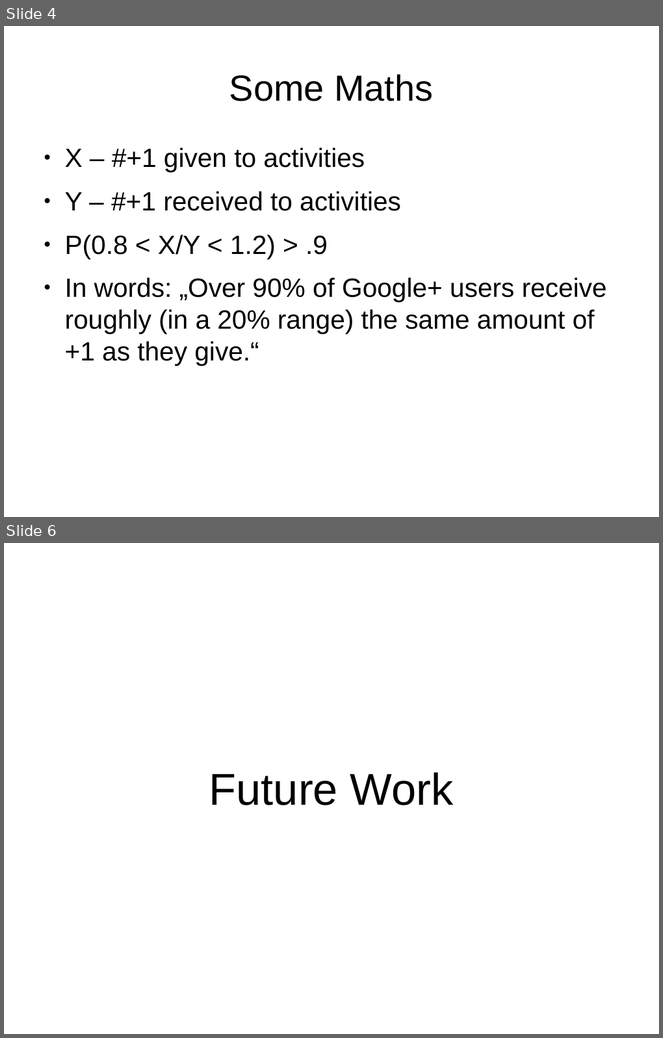
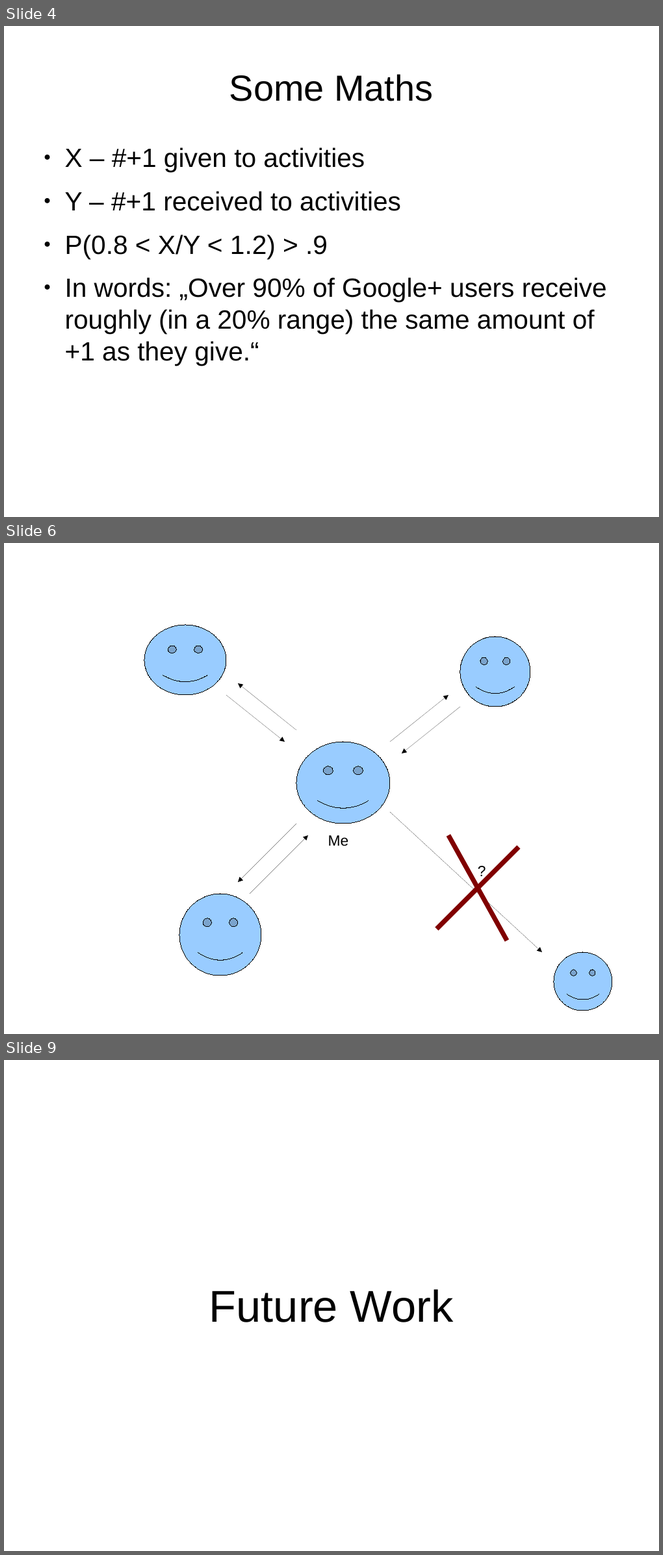
Before and after one commit to otruffer/MMC, a slide deck: praesi.odp. Shown one above the other, each under a label of ours: slides 4 and 6 before the commit, slides 4, 6 and 9 after it; the slides between them are not shown. The pictures are 663x1038 and 663x1555 pixels, drawn with LibreOffice and Linux fonts; fonts in the diff are those of the drawing. Boxes give left, top, right and bottom in pixels: in the first picture for what was removed or moved away, otherwise in the second. Text is boxed around its words. In the diff, an @@ line names an element or a change of style, - is before the commit and + after.

```diff
--- a/praesi.odp
+++ b/praesi.odp
@@ slide 6 added at <box>4,543,659,1034</box>, background #FFFFFF @@
@@ smiley face added at <box>144,625,226,695</box>, fill #99CCFF, outline #000000 0 pt @@
@@ smiley face added at <box>460,637,530,707</box>, fill #99CCFF, outline #000000 0 pt @@
@@ arrow added from (226, 695) to (285, 742), #000000 0 pt @@
@@ arrow added from (296, 730) to (238, 683), #000000 0 pt @@
@@ arrow added from (391, 742) to (449, 695), #000000 0 pt @@
@@ arrow added from (460, 707) to (402, 754), #000000 0 pt @@
@@ smiley face added at <box>296,742,390,824</box>, fill #99CCFF, outline #000000 0 pt @@
@@ arrow added from (391, 812) to (543, 953), #000000 0 pt @@
@@ arrow added from (296, 824) to (238, 882), #000000 0 pt @@
@@ arrow added from (250, 895) to (308, 835), #000000 0 pt @@
@@ text added at <box>328,835,349,847</box>, 18 pt, text #000000 @@
+Me
@@ line added from (437, 930) to (519, 847), #800000 5.67 pt @@
@@ line added from (449, 835) to (507, 941), #800000 5.67 pt @@
@@ text added at <box>472,859,519,881</box>, 18 pt, text #000000 @@
+?
@@ smiley face added at <box>180,895,261,977</box>, fill #99CCFF, outline #000000 0 pt @@
@@ smiley face added at <box>554,953,612,1011</box>, fill #99CCFF, outline #000000 0 pt @@
@@ what was slide 6 is now slide 9 @@
```
Also in this commit, not shown: 5 slides changed, 4 other slides added, 2 slides removed, 12 other files.
